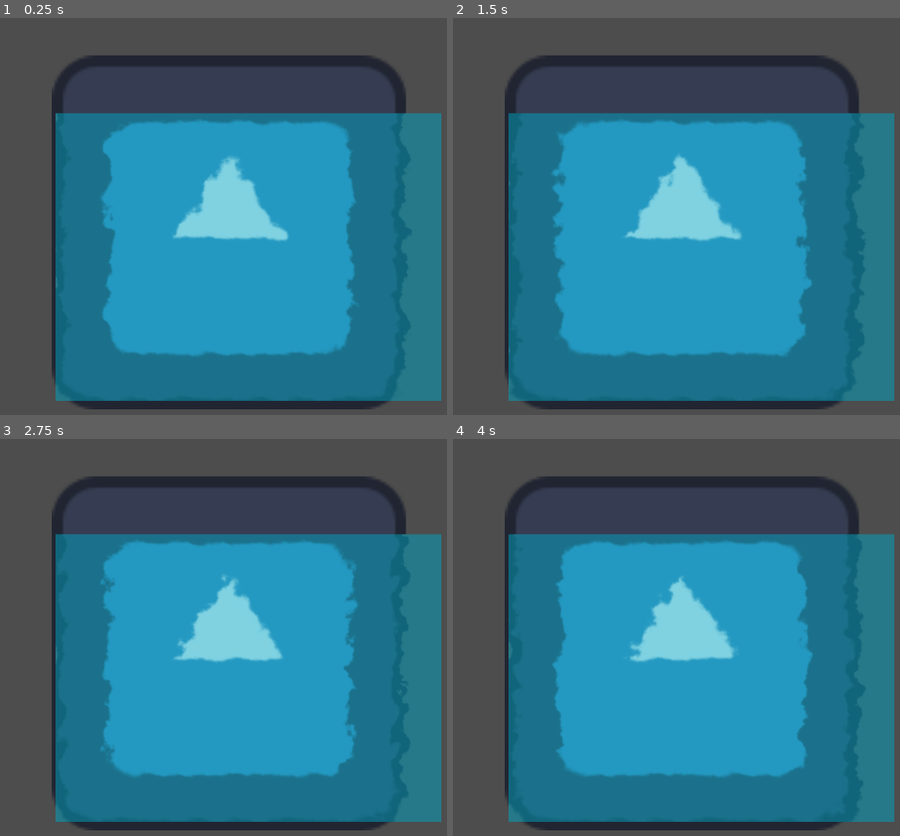
Above: before the commit, frames 1-4 (two rows, left to right).
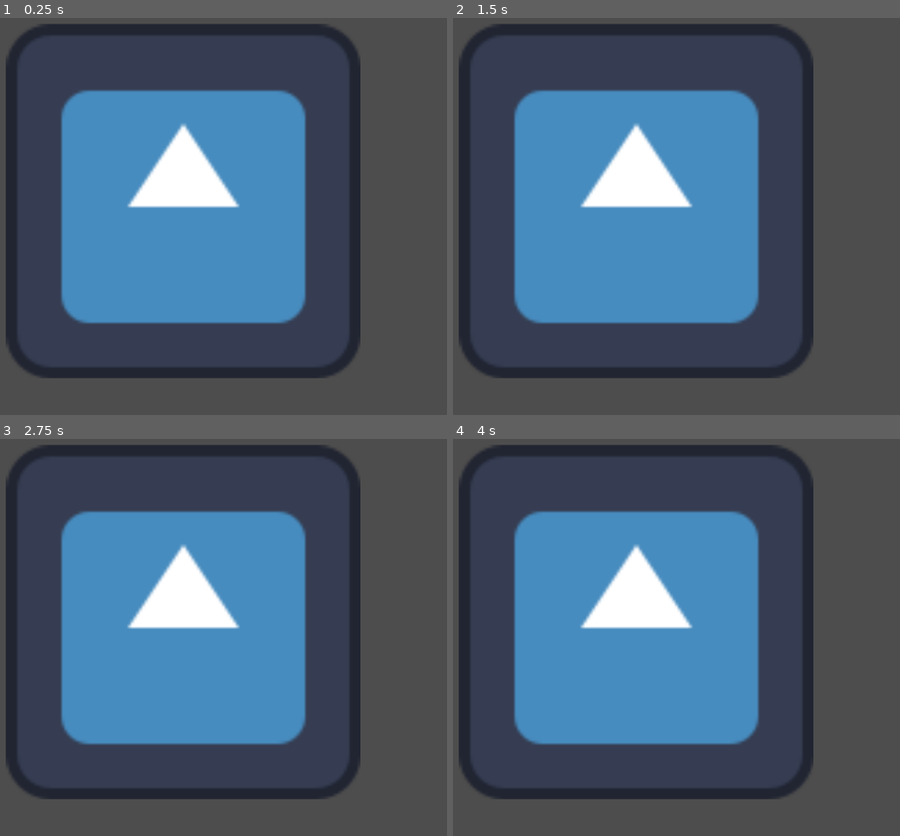
Above: after the commit, the same moments.

Repository: shafayatb/ShaderPlayground
Game: Godot game, scene res://shader_test.tscn
The game is run twice, just before and just after one commit, with the same random seed, the same clock (stepped at 60 frames per second) and the same inputs. The engine's default icon, where the game draws it, is replaced by a stand-in: a white triangle on a blue panel in a dark square.
Inputs:
- Up to frame 1 (0.25 s): no input
- Up to frame 2 (1.5 s): tap Enter (ui_accept) at 0.5, 0.77 s
- Up to frame 3 (2.75 s): tap Enter (ui_accept) at 1.52 s
- Up to frame 4 (4 s): tap Enter (ui_accept) at 3.02, 3.77 s

The runs differ from the first frame. In frame 1, 75% of the frame differs, in the area x 1-99%, y 1-99%; in frame 2, 75%; in frame 3, 75%; in frame 4, 75%.
Error in both runs: Attempt to call function 'set_shader_parameter' in base 'null instance' on a null instance. (res://blacknwhite.gd:16)

Commit message:
Different type of chalk shaders

Diff:
--- /dev/null
+++ b/code_shaders/chailk_scratch_shader.gdshader
@@ -0,0 +1,40 @@
+shader_type canvas_item;
+
+uniform float intensity : hint_range(0.0, 2.0) = 1.0;
+uniform float contrast : hint_range(0.0, 2.0) = 1.5;
+uniform vec4 speckle_color : source_color = vec4(1.0);
+uniform float speckle_amount : hint_range(0.0, 1.0) = 0.1;
+uniform float scratch_strength : hint_range(0.0, 1.0) = 0.5;
+uniform float scratch_speed : hint_range(0.0, 10.0) = 1.0;
+// @param scratch_dir Set scratch direction (X, Y)
+uniform vec2 scratch_dir = vec2(1.0, 0.0);
+
+float rand(vec2 co) {
+    return fract(sin(dot(co.xy, vec2(12.9898,78.233))) * 43758.5453);
+}
+
+void fragment() {
+    vec2 uv = UV;
+    vec4 tex = texture(TEXTURE, uv);
+
+    // Desaturate + contrast
+    float gray = dot(tex.rgb, vec3(0.33));
+    tex.rgb = mix(tex.rgb, vec3(gray), intensity);
+    tex.rgb = (tex.rgb - 0.5) * contrast + 0.5;
+
+    // Animated chalk speckles
+    vec2 v = uv * SCREEN_UV.xy * 256.0;
+    float t = TIME * scratch_speed;
+    float noise = rand(floor(v) + t);
+    if (noise < speckle_amount) {
+        tex.rgb = mix(tex.rgb, speckle_color.rgb, 0.5);
+    }
+
+    // Chalkboard scratch lines
+    float projection = dot(uv, scratch_dir);
+    float scratch = sin((projection * 50.0) + t * 10.0) * 0.5 + 0.5;
+    scratch = smoothstep(0.6, 0.7, scratch);
+    tex.rgb = mix(tex.rgb, vec3(0), scratch * scratch_strength);
+
+    COLOR = tex;
+}
--- /dev/null
+++ b/code_shaders/chalk_animated.tres
@@ -0,0 +1,13 @@
+[gd_resource type="ShaderMaterial" load_steps=2 format=3 uid="uid://ddaee2p4skmq2"]
+
+[ext_resource type="Shader" uid="uid://chkjeiq2c5lfw" path="res://code_shaders/chailk_scratch_shader.gdshader" id="1_mjq7d"]
+
+[resource]
+shader = ExtResource("1_mjq7d")
+shader_parameter/intensity = 1.0
+shader_parameter/contrast = 1.5
+shader_parameter/speckle_color = Color(1, 1, 1, 1)
+shader_parameter/speckle_amount = 0.1
+shader_parameter/scratch_strength = 0.5
+shader_parameter/scratch_speed = 1.0
+shader_parameter/scratch_dir = Vector2(1, 1)
--- /dev/null
+++ b/code_shaders/chalk_shader.gdshader
@@ -0,0 +1,28 @@
+shader_type canvas_item;
+
+uniform float intensity : hint_range(0.0, 2.0) = 1.0;     // chalkiness
+uniform float contrast : hint_range(0.0, 2.0) = 1.5;      // contrast boost
+uniform vec4 speckle_color : source_color = vec4(1,1,1,1); // chalk speckles color
+uniform float speckle_amount : hint_range(0.0, 1.0) = 0.2; // density of speckles
+
+float rand(vec2 co) {
+    return fract(sin(dot(co.xy ,vec2(12.9898,78.233))) * 43758.5453);
+}
+
+void fragment() {
+    vec4 tex = texture(TEXTURE, UV);
+    // desaturate toward grayscale
+    float gray = dot(tex.rgb, vec3(0.33));
+    tex.rgb = mix(tex.rgb, vec3(gray), intensity);
+
+    // increase contrast
+    tex.rgb = (tex.rgb - 0.5) * contrast + 0.5;
+
+    // overlay random speckles
+    float noise = rand(UV * SCREEN_UV.xy * 512.0);
+    if (noise < speckle_amount) {
+        tex.rgb = mix(tex.rgb, speckle_color.rgb, 0.5);
+    }
+
+    COLOR = tex;
+}
--- /dev/null
+++ b/code_shaders/chalk_shader.tres
@@ -0,0 +1,10 @@
+[gd_resource type="ShaderMaterial" load_steps=2 format=3 uid="uid://ddcw5kfnvsqop"]
+
+[ext_resource type="Shader" uid="uid://bfqi17q5cs186" path="res://code_shaders/chalk_shader.gdshader" id="1_pshjj"]
+
+[resource]
+shader = ExtResource("1_pshjj")
+shader_parameter/intensity = 1.0
+shader_parameter/contrast = 1.5
+shader_parameter/speckle_color = Color(1, 1, 1, 1)
+shader_parameter/speckle_amount = 0.2
--- /dev/null
+++ b/code_shaders/chalk_shader_with_noise.gdshader
@@ -0,0 +1,14 @@
+shader_type canvas_item;
+
+void vertex() {
+	// Called for every vertex the material is visible on.
+}
+
+void fragment() {
+	// Called for every pixel the material is visible on.
+}
+
+//void light() {
+//	// Called for every pixel for every light affecting the CanvasItem.
+//	// Uncomment to replace the default light processing function with this one.
+//}
--- /dev/null
+++ b/code_shaders/chalk_shader_with_noise.tres
@@ -0,0 +1,22 @@
+[gd_resource type="ShaderMaterial" load_steps=4 format=3 uid="uid://7ga0oj4qnty4"]
+
+[ext_resource type="Shader" uid="uid://of782e1i2nuk" path="res://code_shaders/chalk_shader_with_noise.gdshader" id="1_75fwi"]
+
+[sub_resource type="FastNoiseLite" id="FastNoiseLite_va7ia"]
+noise_type = 0
+frequency = 0.05
+fractal_octaves = 3
+
+[sub_resource type="NoiseTexture2D" id="NoiseTexture2D_41m5q"]
+seamless = true
+noise = SubResource("FastNoiseLite_va7ia")
+
+[resource]
+shader = ExtResource("1_75fwi")
+shader_parameter/noise_tex = SubResource("NoiseTexture2D_41m5q")
+shader_parameter/noise_scale = 34.167
+shader_parameter/noise_speed = 0.0
+shader_parameter/speckle_threshold = 0.562
+shader_parameter/speckle_color = Color(1, 1, 1, 1)
+shader_parameter/intensity = 0.302
+shader_parameter/contrast = 1.516
--- a/code_shaders/ripple_reflection.tres
+++ b/code_shaders/ripple_reflection.tres
@@ -10,14 +10,11 @@
 
 [resource]
 shader = ExtResource("1_r1smc")
-shader_parameter/x_offset = 2.375e-08
-shader_parameter/deg = 0.0
-shader_parameter/speed = 30.0
-shader_parameter/amount = 0.03
-shader_parameter/freq = 1000.0
+shader_parameter/speed = 315.5
+shader_parameter/amount = 0.18
 shader_parameter/noise = SubResource("NoiseTexture2D_ha4oe")
-shader_parameter/x_amount = 0.9
-shader_parameter/y_amount = 0.5
+shader_parameter/x_amount = 0.8
+shader_parameter/y_amount = 0.6
 shader_parameter/tint = Color(0, 0.647059, 0.764706, 1)
-shader_parameter/scale = Vector2(0, 0)
-shader_parameter/zoom = Vector2(0, 0)
+shader_parameter/scale = Vector2(6.77344, 5.67188)
+shader_parameter/zoom = Vector2(0, 0.318631)
--- a/shader_test.tscn
+++ b/shader_test.tscn
@@ -20,14 +20,15 @@
 mouse_filter = 2
 
 [node name="Icon2" type="Sprite2D" parent="."]
-position = Vector2(612, 361)
+position = Vector2(542, 313)
 scale = Vector2(4.24219, 4.24219)
 texture = ExtResource("1_v4mft")
 
 [node name="Icon" type="Sprite2D" parent="."]
+visible = false
 material = ExtResource("2_p4bue")
-position = Vector2(641.5, 398.5)
-scale = Vector2(4.61719, 3.44531)
+position = Vector2(484.5, 322)
+scale = Vector2(6.77344, 5.67188)
 texture = ExtResource("1_v4mft")
 script = ExtResource("3_qdfbv")
 
Not shown, added: code_shaders/chailk_scratch_shader.gdshader.uid
Not shown, added: code_shaders/chalk_shader.gdshader.uid
Not shown, added: code_shaders/chalk_shader_with_noise.gdshader.uid
